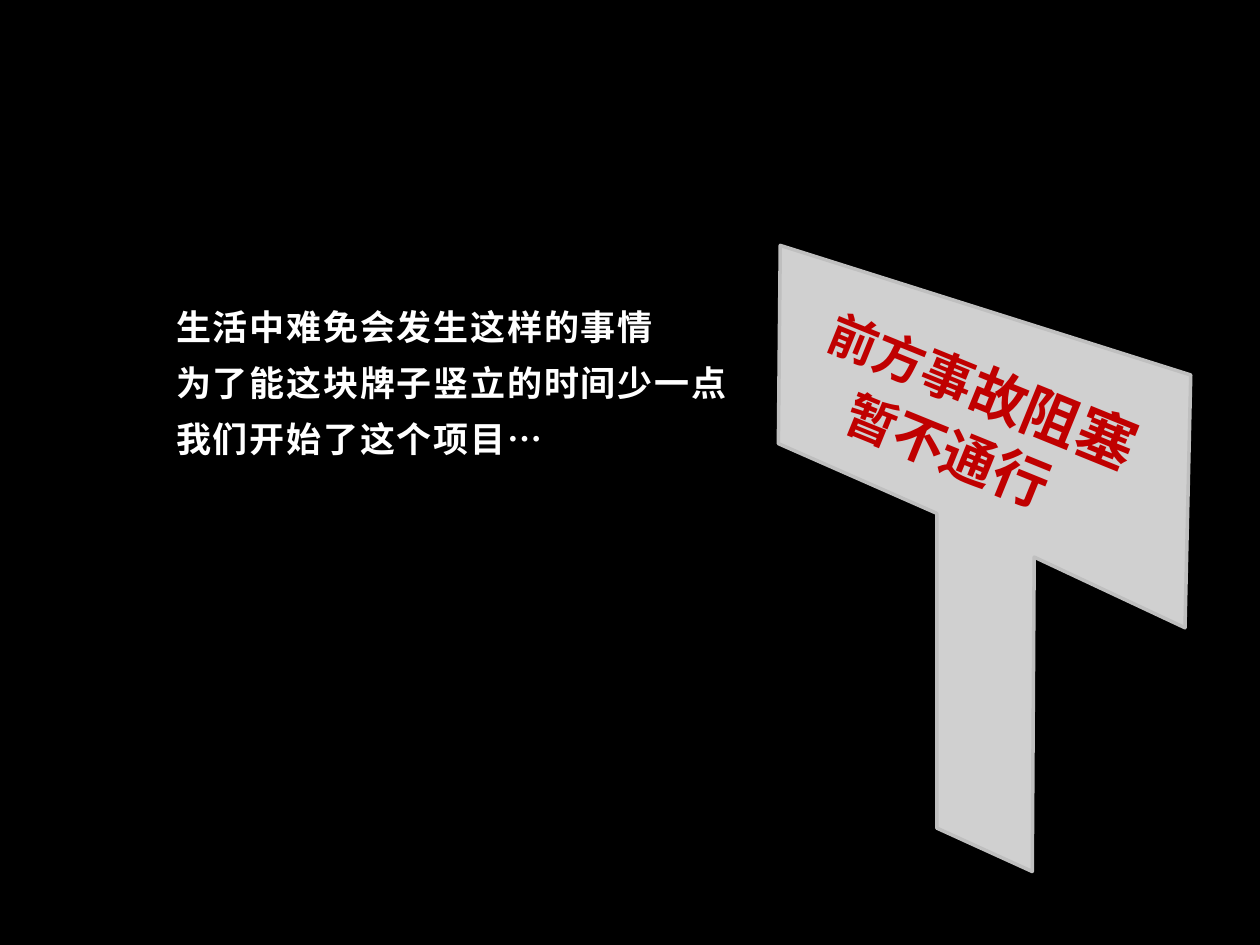
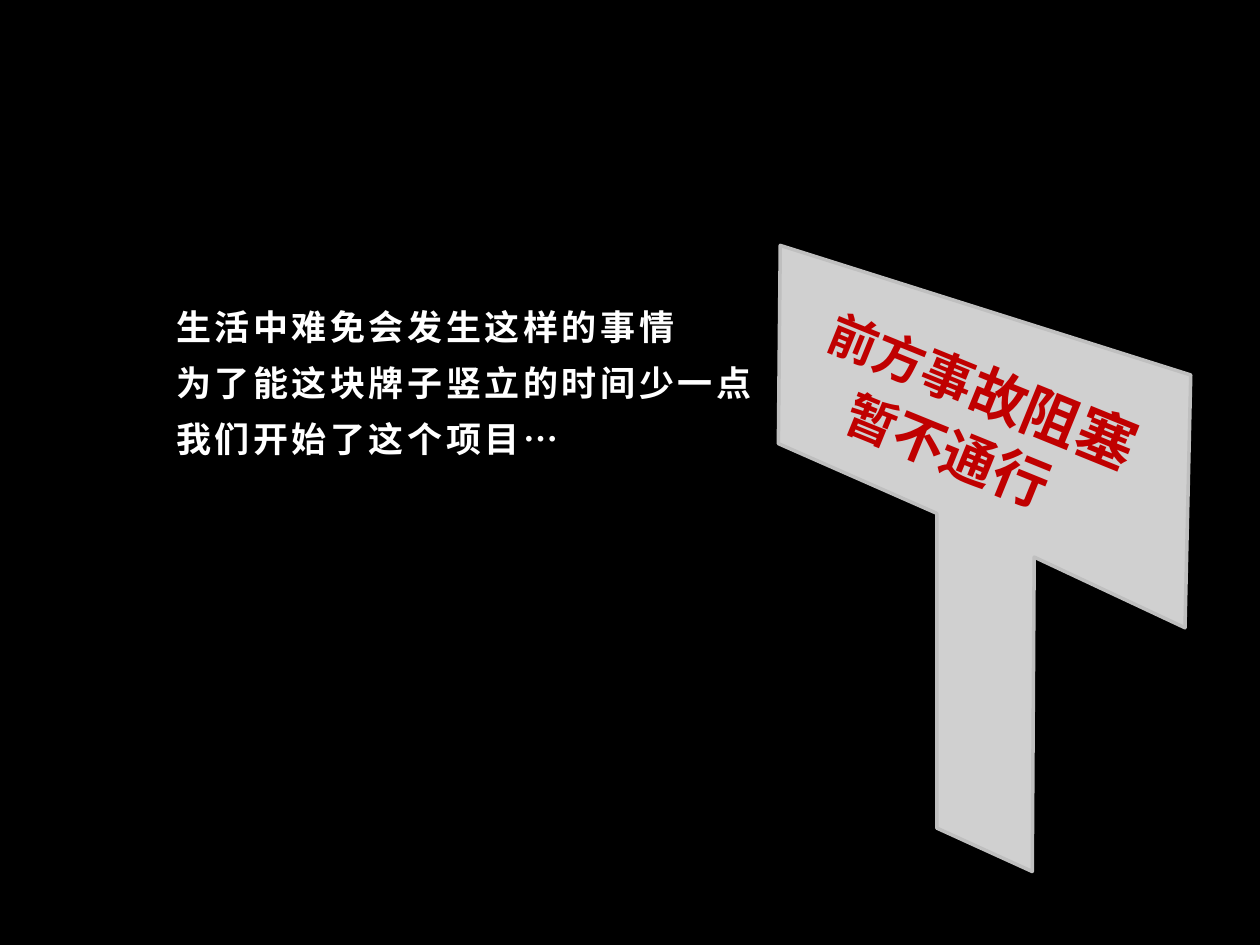
Before and after one commit to Zephor5/asta-tju, a slide deck: slide 1 of doc/项目架构.pptx. Drawn at 1260x945 pixels with LibreOffice and Linux fonts; fonts in the diff are those of the drawing; grey boxes stand for pictures; background and template pictures are left out. Boxes give left, top, right and bottom in pixels: in the first picture for what was removed or moved away, otherwise in the second. Text is boxed around its words. In the diff, an @@ line names an element or a change of style, - is before the commit and + after.

```diff
--- a/doc/项目架构.pptx
+++ b/doc/项目架构.pptx
@@ text "生活中难免会发生这样的事情" at box(176, 310, 751, 456): letter spacing 1 to 2 pt @@
```
Also in this commit, not shown: 2 other slides changed.
